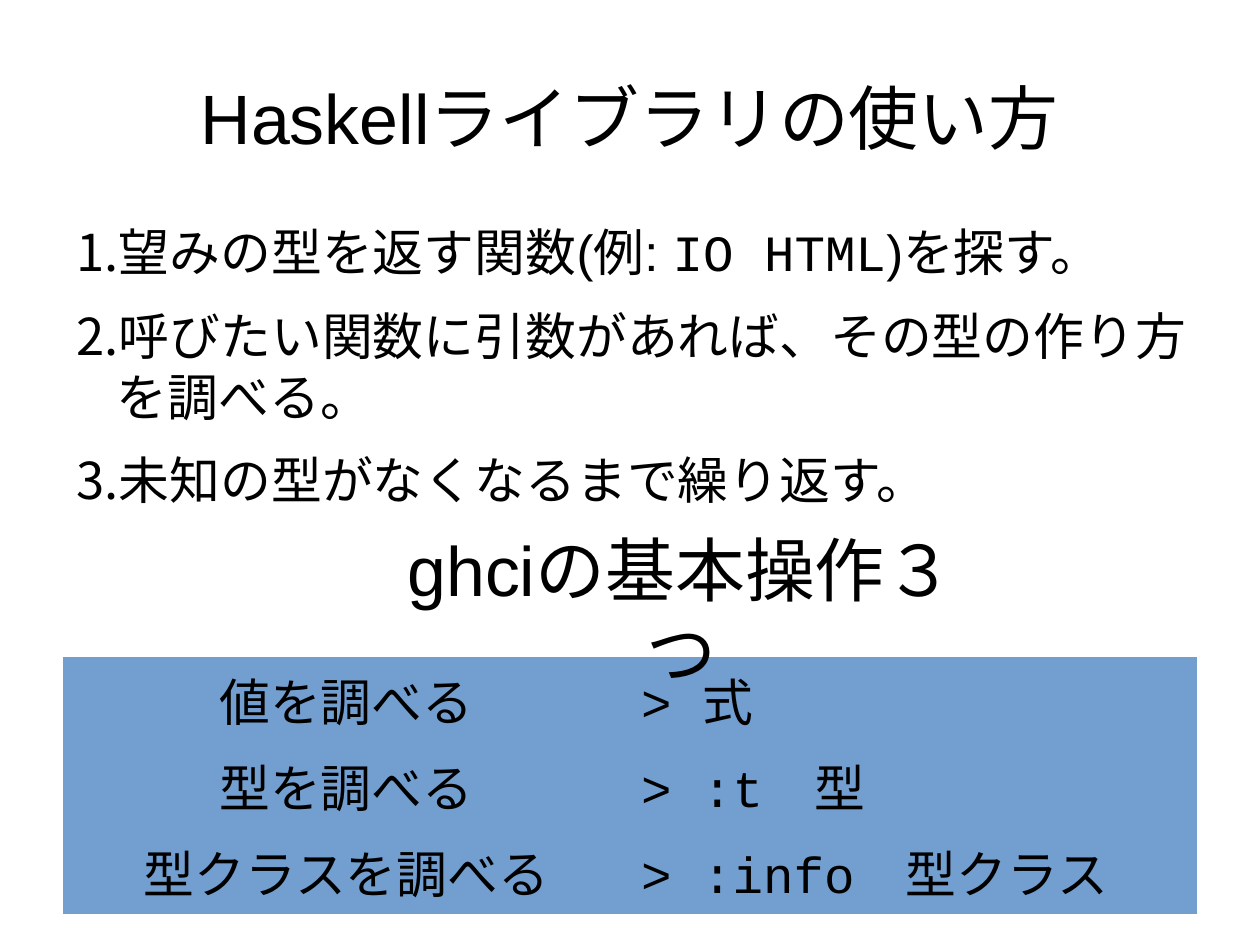
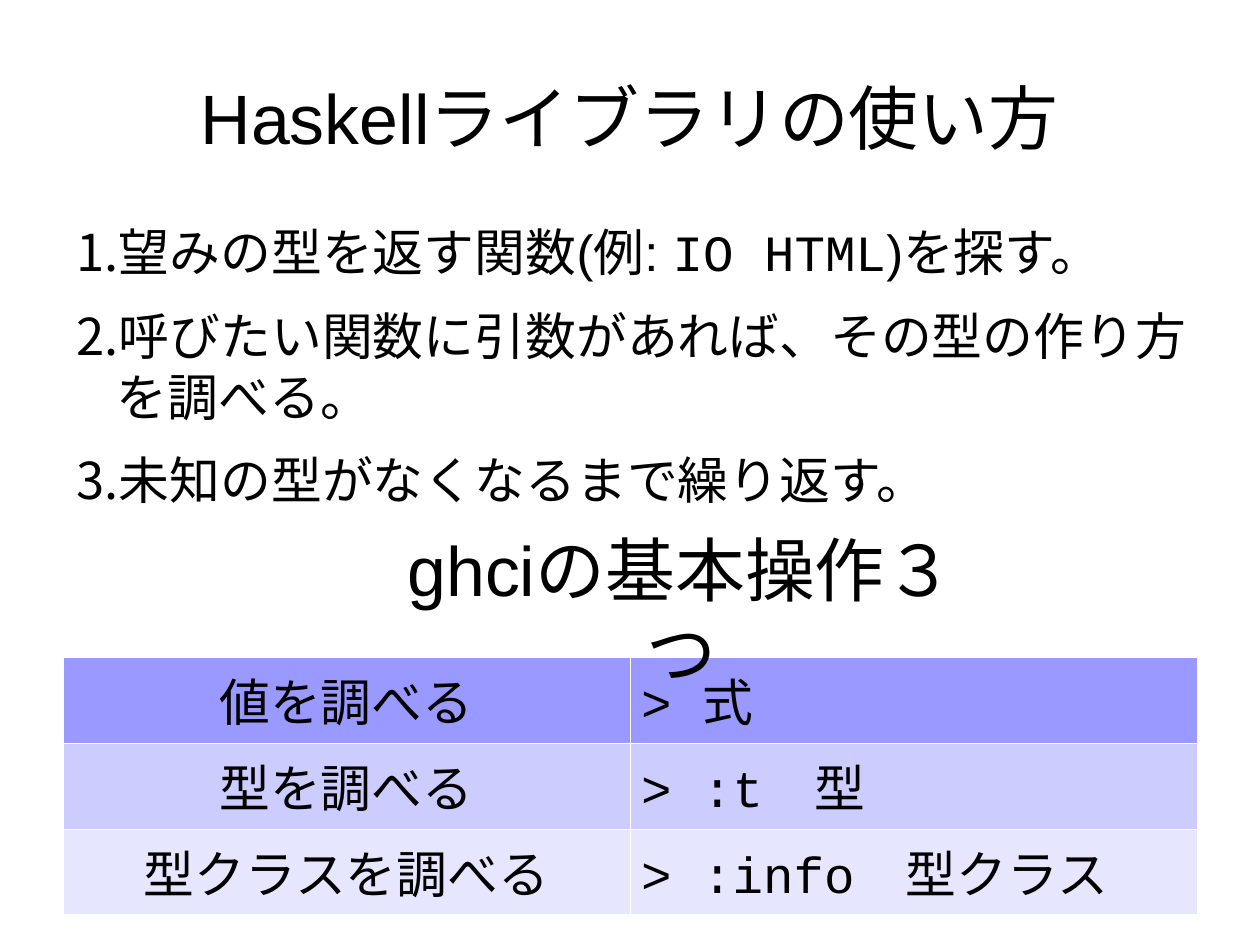
Before and after one commit to nushio3/learn-haskell, a slide deck: slide 132 of Tsukuba-2016.odp. Drawn at 1260x945 pixels with LibreOffice and Linux fonts; fonts in the diff are those of the drawing. Boxes give left, top, right and bottom in pixels: in the first picture for what was removed or moved away, otherwise in the second. Text is boxed around its words. In the diff, an @@ line names an element or a change of style, - is before the commit and + after.

```diff
--- a/Tsukuba-2016.odp
+++ b/Tsukuba-2016.odp
@@ table at <box>63,657,1197,901</box> @@
@@ fill #729FCF to #9999FF in row 1 @@
@@ fill #729FCF to #CCCCFF in row 2 @@
@@ fill #729FCF to #E6E6FF in row 3 @@
@@ borders changed @@
```
Also in this commit, not shown: 8 other slides changed, 1 other file.
